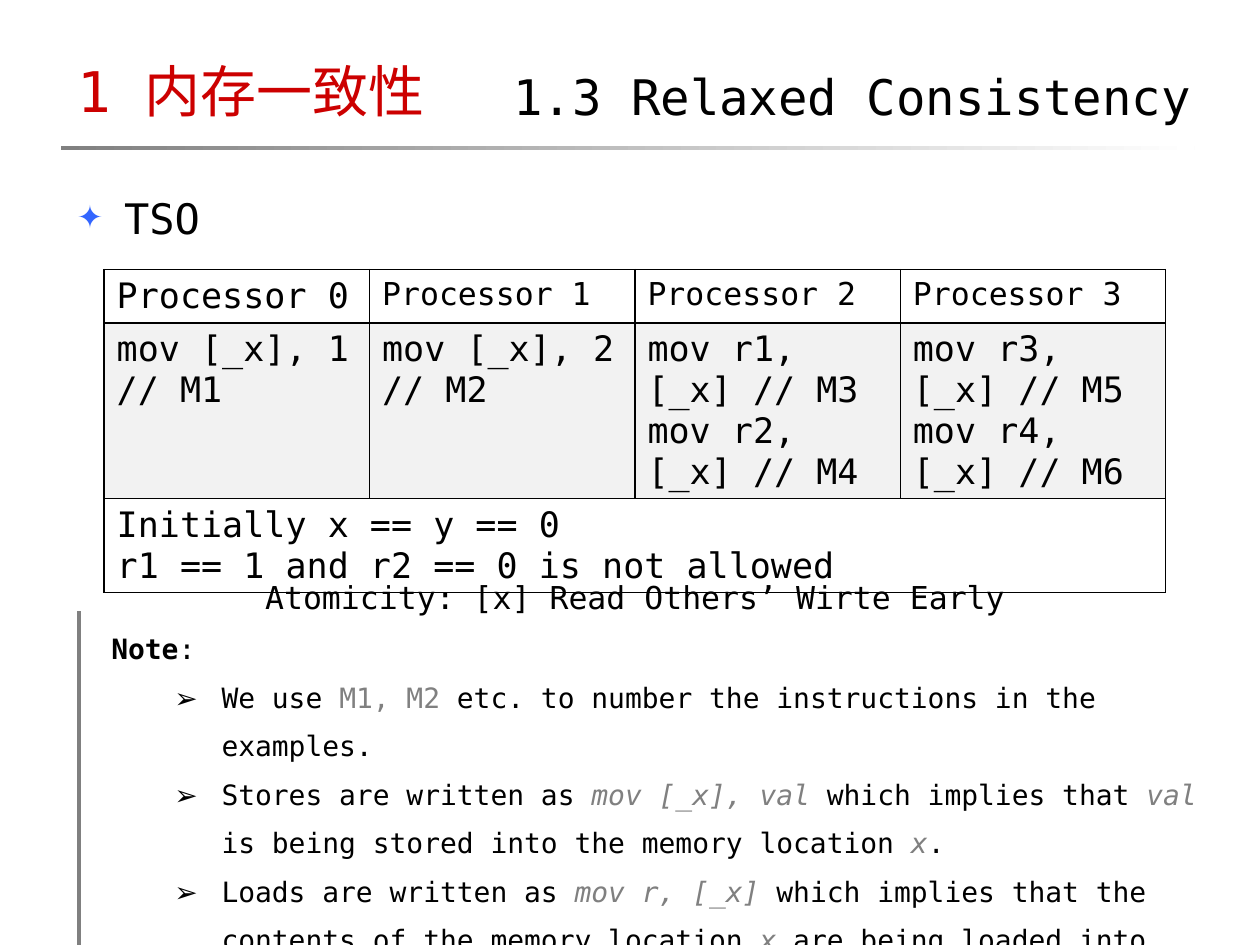
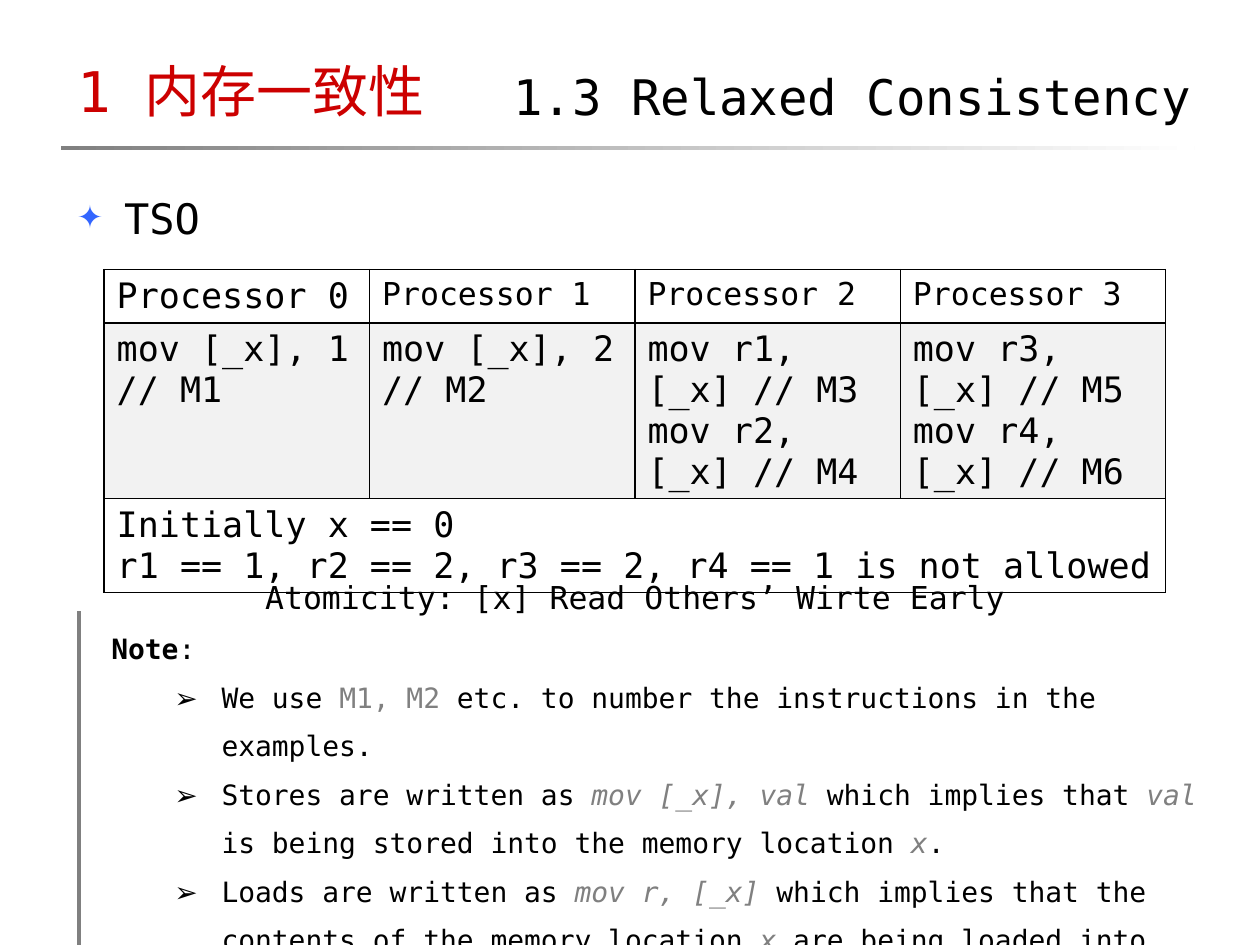
Before and after one commit to maokelong/CSDN-maokelong95, a slide deck: slide 15 of 共享资源/「2018-06-08」Memory Consistency, Memory Persistency.pptx. Drawn at 1260x945 pixels with LibreOffice and Linux fonts; fonts in the diff are those of the drawing; background and template pictures are left out. Boxes give left, top, right and bottom in pixels: in the first picture for what was removed or moved away, otherwise in the second. Text is boxed around its words. In the diff, an @@ line names an element or a change of style, - is before the commit and + after.

Commit message:
勘误：内存模型上
 第十五张PPT，介绍TSO原子性约束时，输出的数据有误。

```diff
--- a/共享资源/「2018-06-08」Memory Consistency, Memory Persistency.pptx
+++ b/共享资源/「2018-06-08」Memory Consistency, Memory Persistency.pptx
@@ table at <box>105,270,1168,590</box> @@
-row 3, column 1: Initially x == y == 0 / r1 == 1 and r2 == 0 is not allowed
+row 3, column 1: Initially x == 0 / r1 == 1, r2 == 2, r3 == 2, r4 == 1 is not allowed
```
Also in this commit, not shown: 2 other files.
